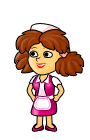
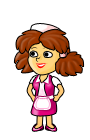
Two versions of the same layered image (90x140). Layer-by-layer changes:
added layer "Слой 20" (53%) in group "Голова (копия) 3" over box(60, 52, 67, 58)
painted on "Фигура 14" over box(60, 51, 69, 58)
added layer "Слой 19" (71%) in group "туловище и ноги (копия) 3" over box(33, 128, 56, 131)
